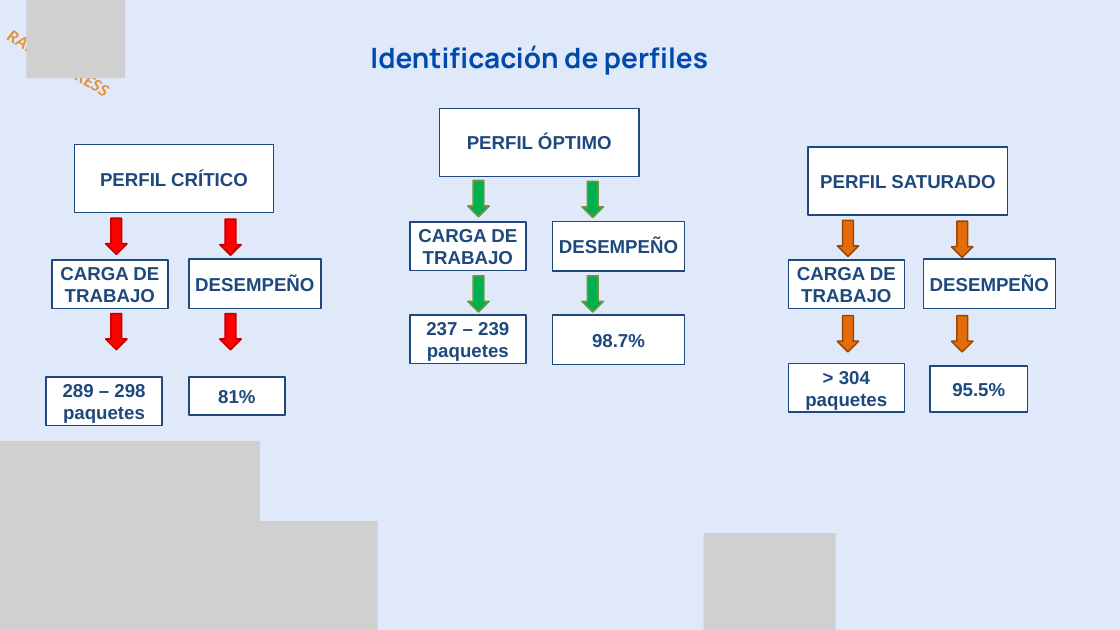
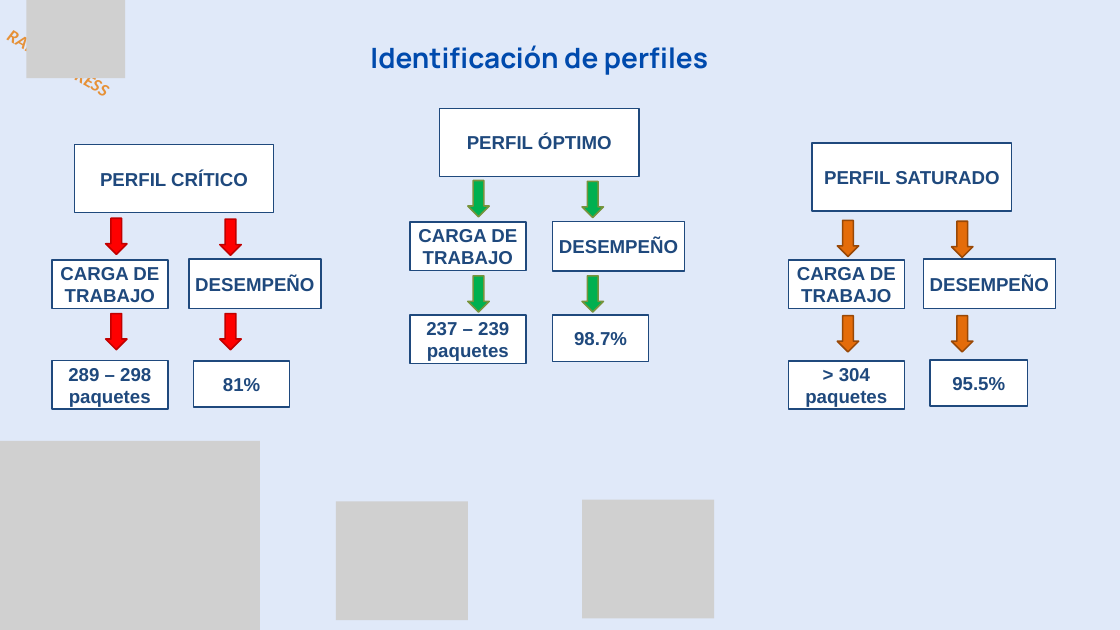
Before and after one commit to ITACADEMYprojectes/ProjecteData, a slide deck: slide 8 of Equip_28/Results/Analisis_PAP_and_ABL_RapidExpres_2026_04_05.pptx. Drawn at 1120x630 pixels with LibreOffice and Linux fonts; fonts in the diff are those of the drawing; grey boxes stand for pictures. Boxes give left, top, right and bottom in pixels: in the first picture for what was removed or moved away, otherwise in the second. Text is boxed around its words. In the diff, an @@ line names an element or a change of style, - is before the commit and + after.

```diff
--- a/Equip_28/Results/Analisis_PAP_and_ABL_RapidExpres_2026_04_05.pptx
+++ b/Equip_28/Results/Analisis_PAP_and_ABL_RapidExpres_2026_04_05.pptx
@@ rectangle "PERFIL SATURADO": place and size @@
-rectangle "PERFIL SATURADO" at box(808, 147, 1007, 214)
+rectangle "PERFIL SATURADO" at box(812, 143, 1011, 211)
@@ rectangle "98.7%": place and size @@
-rectangle "98.7%" at box(553, 315, 685, 364)
+rectangle "98.7%" at box(553, 315, 649, 362)
@@ rectangle "289 – 298 paquetes": place and size @@
-rectangle "289 – 298 paquetes" at box(46, 377, 162, 425)
+rectangle "289 – 298 paquetes" at box(52, 361, 167, 409)
@@ rectangle "81%": place and size @@
-rectangle "81%" at box(189, 377, 285, 415)
+rectangle "81%" at box(194, 361, 290, 407)
@@ rectangle "95.5%": place and size @@
-rectangle "95.5%" at box(930, 366, 1028, 412)
+rectangle "95.5%" at box(930, 360, 1028, 406)
@@ picture: place and size @@
-picture at box(246, 521, 378, 630)
+picture at box(336, 501, 468, 620)
@@ picture: place and size @@
-picture at box(703, 533, 836, 630)
+picture at box(582, 500, 714, 618)
```
Also in this commit, not shown: 17 other slides changed, 18 slides removed, 2 other files.
